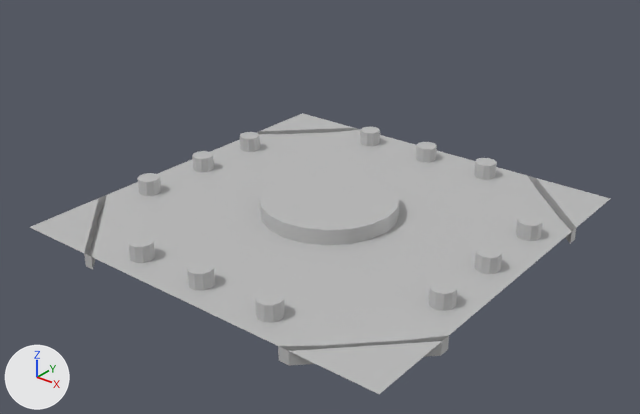
The FBX model Content/Meshes/World/Road/SM_Road_FBRL_StatueCenter.fbx: old version first, new version second.
Rendered twice from a 50 mm lens placed at (0.01186, -0.0152, 0.0098), pointed at (0.00035, -0.00081, 0.00088). Lighting does not change. The marker at lower left points along +X, +Y and +Z. Where no turn or scale is listed for an object, it has been applied to the vertices.

In view in the first picture: 'SM_Road_FBRL_StatueCenter'.
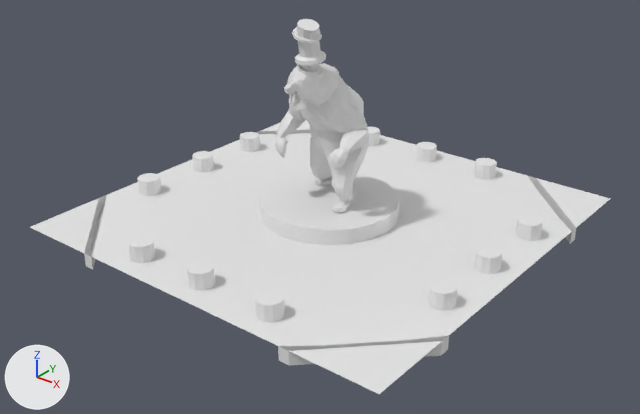
Where the change shows, as pixel boxes (x1, y1, x2, y2) in the pictures (640 x 414 px; the box of a moved part takes in the faces that stretch with it):
'SM_Road_FBRL_StatueCenter', recoloured, reshaped, moved (grey to white, 33% taller)
    before: (30, 113, 610, 394)
    after: (30, 19, 610, 394)
part 1 of me_mesh, moved or reshaped
    both: (187, 261, 215, 291)
part 2 of me_mesh, moved or reshaped
    both: (128, 235, 155, 263)
part 3 of me_mesh, moved or reshaped
    both: (240, 132, 260, 152)
part 4 of me_mesh, moved or reshaped
    both: (137, 173, 161, 196)
part 5 of me_mesh, moved or reshaped
    both: (516, 215, 542, 241)
part 6 of me_mesh, moved or reshaped
    both: (428, 279, 457, 311)
part 7 of me_mesh, moved or reshaped
    both: (192, 151, 214, 172)
part 8 of me_mesh, moved or reshaped
    both: (474, 246, 502, 274)
part 9 of me_mesh, moved or reshaped
    before: (360, 127, 380, 146)
    after: (368, 127, 380, 146)
part 10 of me_mesh, moved or reshaped
    both: (416, 142, 437, 163)
part 11 of me_mesh, moved or reshaped
    both: (474, 158, 497, 180)
part 12 of me_mesh, moved or reshaped
    before: (260, 170, 400, 245)
    after: (260, 171, 400, 245)
part 13 of me_mesh, moved or reshaped
    before: (30, 113, 610, 394)
    after: (30, 120, 610, 394)
part 14 of me_mesh, moved or reshaped
    both: (255, 291, 285, 323)
part 15 of me_mesh, added
    after: (275, 19, 369, 213)

What the commit changed:
Material 'lambert1' (mat_lambert1) changes colour from grey #bcbcbc to white #e7e7e7; in linear values from (0.5, 0.5, 0.5) to (0.8, 0.8, 0.8).
Material 'lambert7' (mat_lambert7) is new.
Its base color is (0.8, 0.8, 0.8) (white #e7e7e7).
Its roughness is 0.553.
Material 'M_Bear1' (mat_m_bear1) is new.
Its base color is (0.8, 0.8, 0.8) (white #e7e7e7).
Its roughness is 0.553.
me_mesh is used by ob_sm_road_fbrl_statuecenter; location (0.0, 0.0, 0.00033).
me_mesh had 498 vertices, 468 faces and spanned x -0.005..0.005, y -0.005..0.005, z -0.00032..0.00039.
me_mesh now has 2198 vertices, 3320 faces and spans x -0.005..0.005, y -0.005..0.005, z -0.00263..0.00263.
me_mesh part 1: the loose piece of 21 vertices spanning x -0.00028..0.00028, y -0.00457..-0.00403, z -0.00017..0.00039 is moved by (0.0, 0.0, -0.00231).
me_mesh part 2: the loose piece of 21 vertices spanning x -0.00212..-0.00155, y -0.00457..-0.00403, z -0.00017..0.00039 is moved by (0.0, 0.0, -0.00231).
me_mesh part 3: the loose piece of 21 vertices spanning x -0.00457..-0.00403, y 0.00155..0.00212, z -0.00017..0.00039 is moved by (0.0, 0.0, -0.00231).
me_mesh part 4: the loose piece of 21 vertices spanning x -0.00457..-0.00403, y -0.00218..-0.00162, z -0.00017..0.00039 is moved by (0.0, 0.0, -0.00231).
me_mesh part 5: the loose piece of 21 vertices spanning x 0.00403..0.00457, y 0.00162..0.00218, z -0.00017..0.00039 is moved by (0.0, 0.0, -0.00231).
me_mesh part 6: the loose piece of 21 vertices spanning x 0.00403..0.00457, y -0.00212..-0.00155, z -0.00017..0.00039 is moved by (0.0, 0.0, -0.00231).
me_mesh part 7: the loose piece of 21 vertices spanning x -0.00457..-0.00403, y -0.00028..0.00028, z -0.00017..0.00039 is moved by (0.0, 0.0, -0.00231).
me_mesh part 8: the loose piece of 21 vertices spanning x 0.00403..0.00457, y -0.00028..0.00028, z -0.00017..0.00039 is moved by (0.0, 0.0, -0.00231).
me_mesh part 9: the loose piece of 21 vertices spanning x -0.00218..-0.00162, y 0.00403..0.00457, z -0.00017..0.00039 is moved by (0.0, 0.0, -0.00231).
me_mesh part 10: the loose piece of 21 vertices spanning x -0.00028..0.00028, y 0.00403..0.00457, z -0.00017..0.00039 is moved by (0.0, 0.0, -0.00231).
me_mesh part 11: the loose piece of 21 vertices spanning x 0.00155..0.00212, y 0.00403..0.00457, z -0.00017..0.00039 is moved by (0.0, 0.0, -0.00231).
me_mesh part 12: the loose piece of 121 vertices spanning x -0.00168..0.00168, y -0.00168..0.00168, z -0.00003..0.00038 is moved by (0.0, 0.0, -0.00231).
me_mesh part 13: the loose piece of 125 vertices spanning x -0.005..0.005, y -0.005..0.005, z -0.00032..0.0 is moved by (0.0, 0.0, -0.00231).
me_mesh part 14: the loose piece of 21 vertices spanning x 0.00162..0.00218, y -0.00457..-0.00403, z -0.00017..0.00039 is moved by (0.0, 0.0, -0.00231).
me_mesh part 15: 1700 vertices added at x -0.00104..0.0012, y -0.0017..0.00096, z -0.00193..0.00263.
me_mesh now uses material mat_m_bear1 (white #e7e7e7).
me_mesh now uses material mat_lambert7 (white #e7e7e7).
Object 'SM_Road_FBRL_StatueCenter' (ob_sm_road_fbrl_statuecenter) moves from (0.0, 0.0, 0.00033) to (0.0, 0.0, 0.00263).
